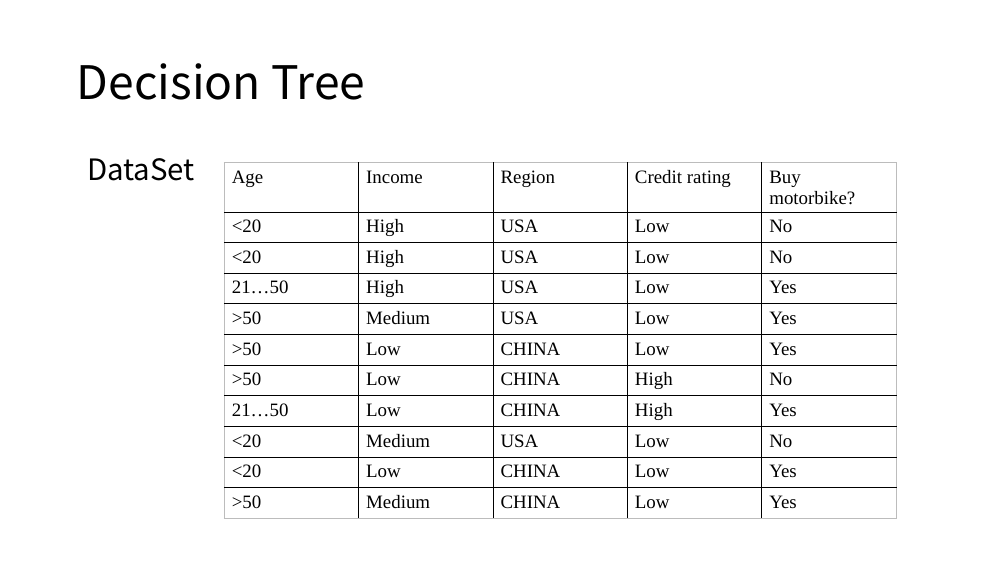
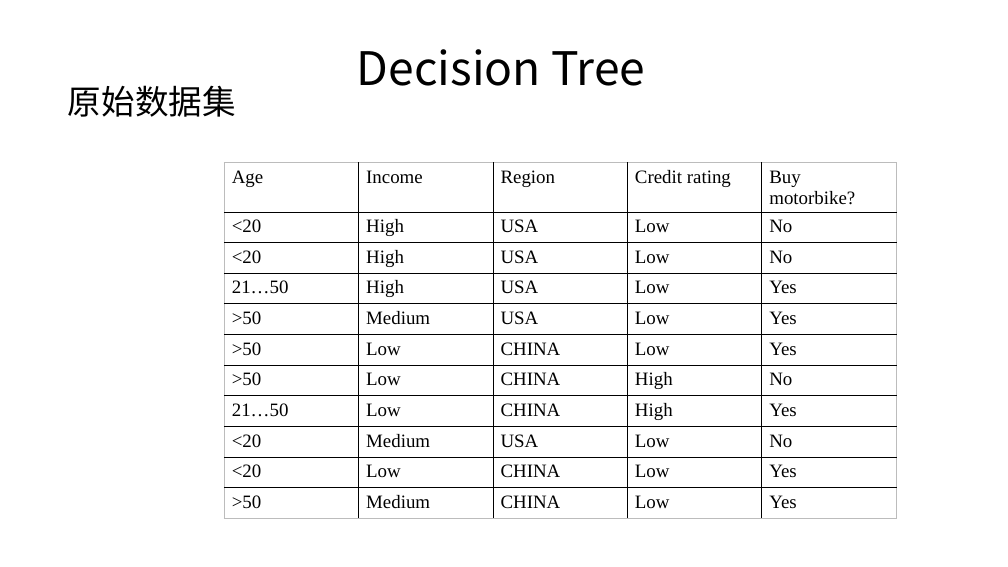
Before and after one commit to JackLuSun/InfoTheory, a slide deck: slide 2 of GroupHomework/Record.pptx. Drawn at 1008x567 pixels with LibreOffice and Linux fonts; fonts in the diff are those of the drawing. Boxes give left, top, right and bottom in pixels: in the first picture for what was removed or moved away, otherwise in the second. Text is boxed around its words. In the diff, an @@ line names an element or a change of style, - is before the commit and + after.

Commit message:
decision tree done!

```diff
--- a/GroupHomework/Record.pptx
+++ b/GroupHomework/Record.pptx
@@ text "Decision Tree": place and size @@
-text "Decision Tree" at (77, 63, 365, 100)
+text "Decision Tree" at (357, 49, 645, 86)
@@ text "Decision Tree" at (357, 49, 645, 86): alignment left to centre @@
@@ text at (68, 85, 236, 117): text changed; size 28 to 32 pt @@
-DataSet
+原始数据集
```
Also in this commit, not shown: 4 other slides changed, 1 slide added, 1 slide removed, 2 other files.
